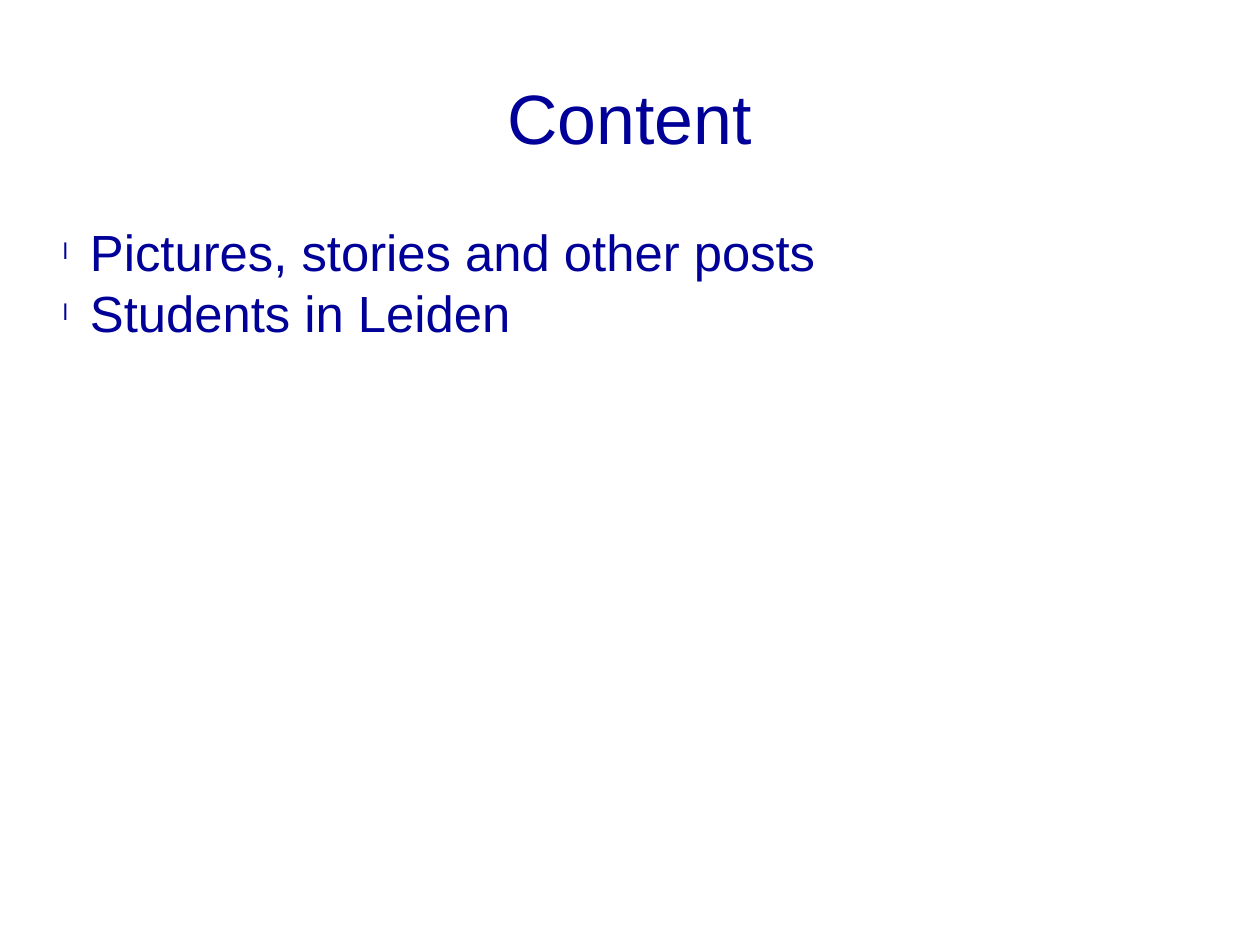
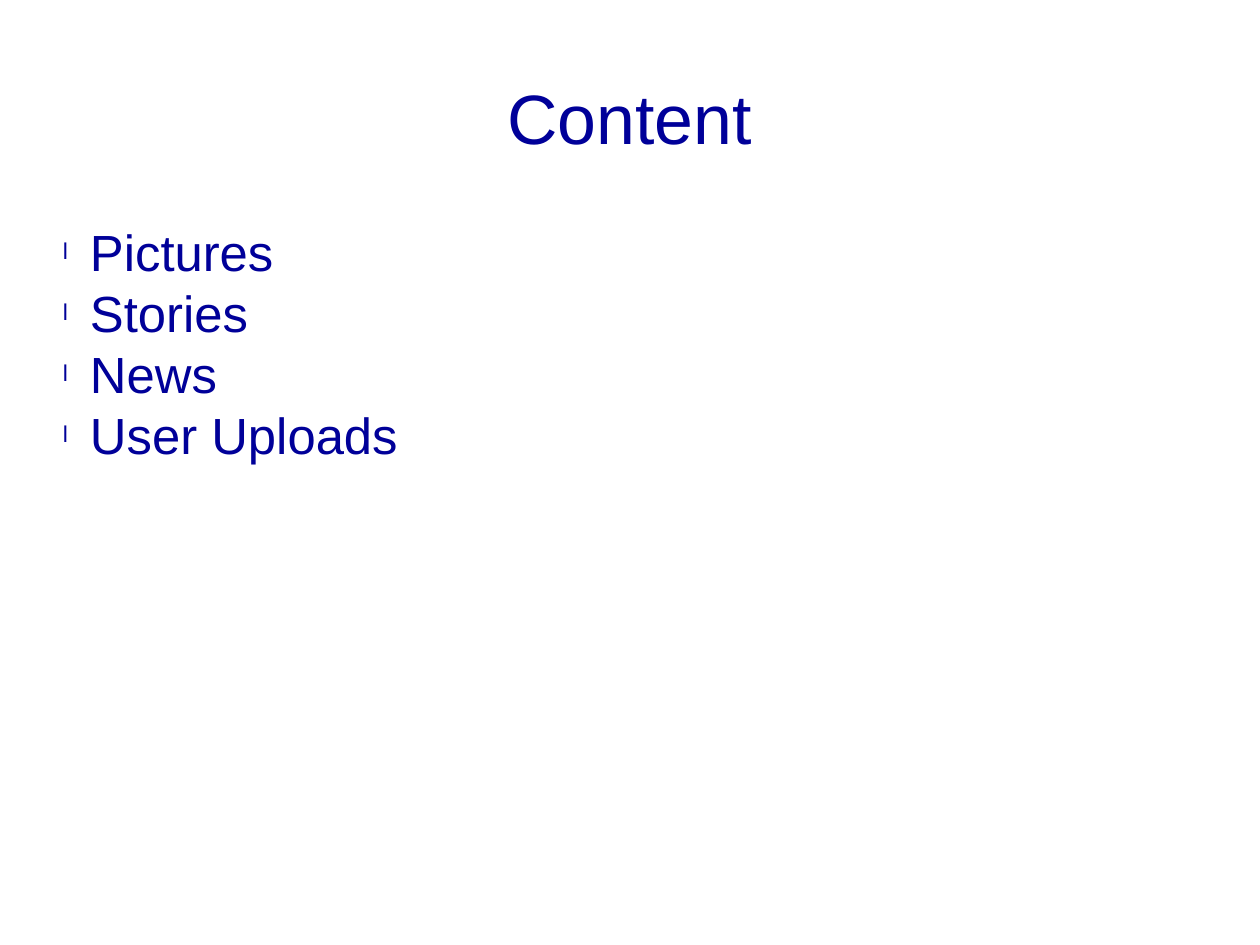
Before and after one commit to dijin1000/HELLO-WORLD, a slide deck: slide 2 of Presentation1.pptx. Drawn at 1260x945 pixels with LibreOffice and Linux fonts; fonts in the diff are those of the drawing. Boxes give left, top, right and bottom in pixels: in the first picture for what was removed or moved away, otherwise in the second. Text is boxed around its words. In the diff, an @@ line names an element or a change of style, - is before the commit and + after.

```diff
--- a/Presentation1.pptx
+++ b/Presentation1.pptx
@@ text at [90,234,397,465]: text changed @@
-l Pictures, stories and other posts
-l Students in Leiden
+l Pictures
+l Stories
+l News
+l User Uploads
```
Also in this commit, not shown: 1 other slide changed, 1 slide added, 1 slide removed.
